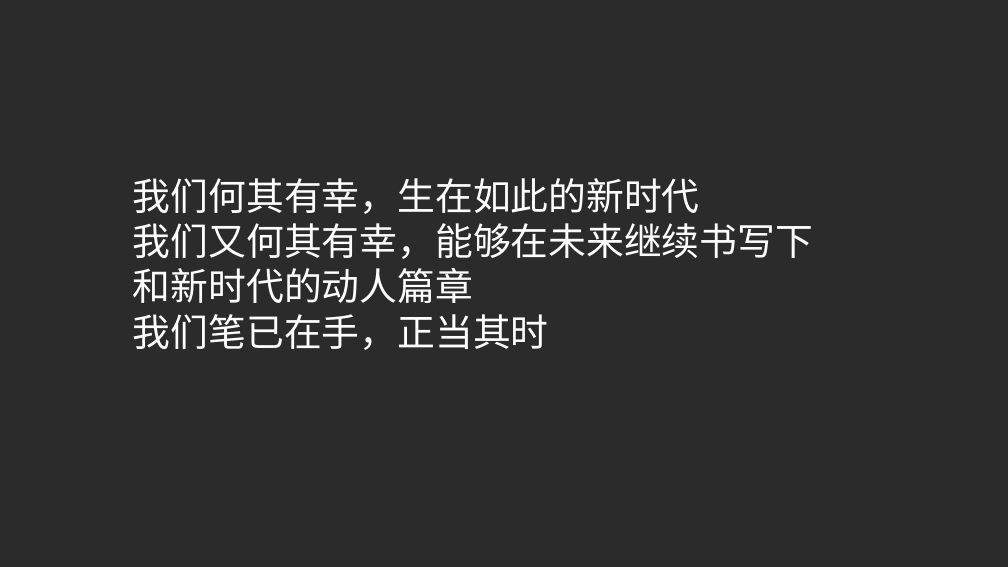
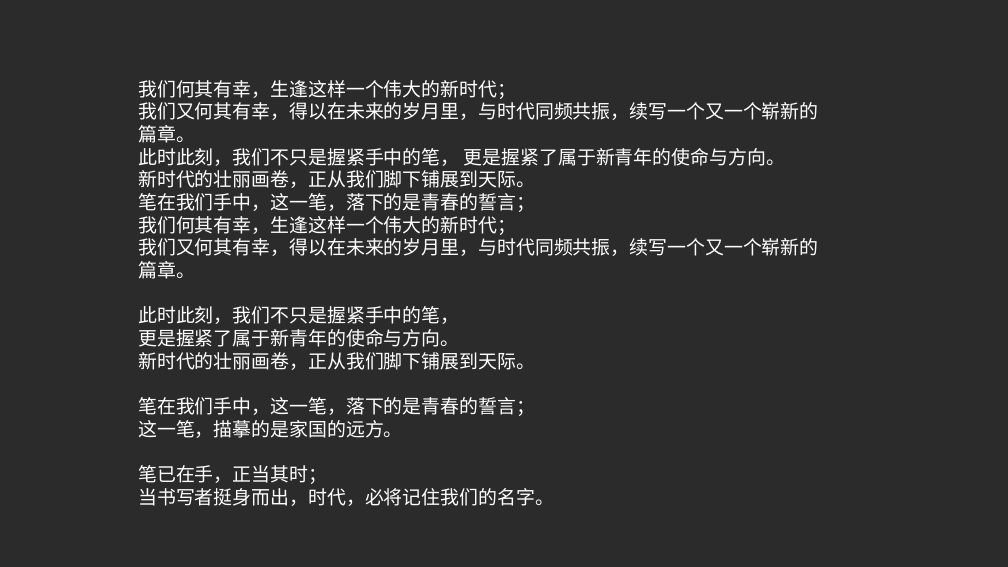
Before and after one commit to mizukuChen/My-story-with-the-New-Era, a slide deck: slide 8 of 习概.pptx (slide 6 before the commit). Drawn at 1008x567 pixels with LibreOffice and Linux fonts; fonts in the diff are those of the drawing; background and template pictures are left out; a plain dark background stands for a picture behind light text. Boxes give left, top, right and bottom in pixels: in the first picture for what was removed or moved away, otherwise in the second. Text is boxed around its words. In the diff, an @@ line names an element or a change of style, - is before the commit and + after.

```diff
--- a/习概.pptx
+++ b/习概.pptx
@@ text at (138,80,818,506): text changed; size 36 to 18 pt @@
-我们何其有幸，生在如此的新时代
-我们又何其有幸，能够在未来继续书写下和新时代的动人篇章
-我们笔已在手，正当其时
+我们何其有幸，生逢这样一个伟大的新时代；
+我们又何其有幸，得以在未来的岁月里，与时代同频共振，续写一个又一个崭新的篇章。
+此时此刻，我们不只是握紧手中的笔， 更是握紧了属于新青年的使命与方向。
+新时代的壮丽画卷，正从我们脚下铺展到天际。
+笔在我们手中，这一笔，落下的是青春的誓言；
+我们何其有幸，生逢这样一个伟大的新时代；
+我们又何其有幸，得以在未来的岁月里，与时代同频共振，续写一个又一个崭新的篇章。
+此时此刻，我们不只是握紧手中的笔，
+更是握紧了属于新青年的使命与方向。
+新时代的壮丽画卷，正从我们脚下铺展到天际。
+笔在我们手中，这一笔，落下的是青春的誓言；
+这一笔，描摹的是家国的远方。
+笔已在手，正当其时；
+当书写者挺身而出，时代，必将记住我们的名字。
```
Also in this commit, not shown: 3 other slides changed, 2 slides added.
